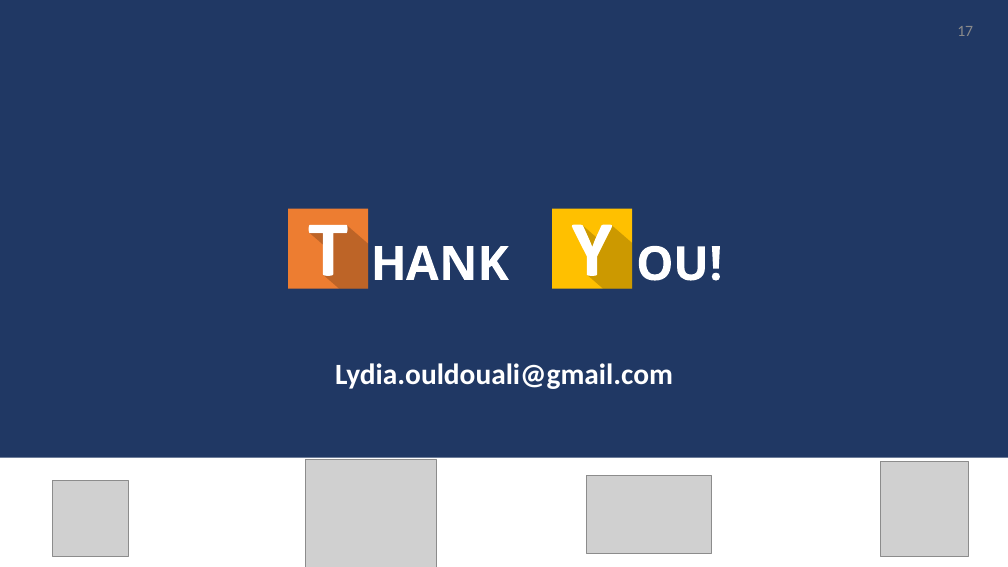
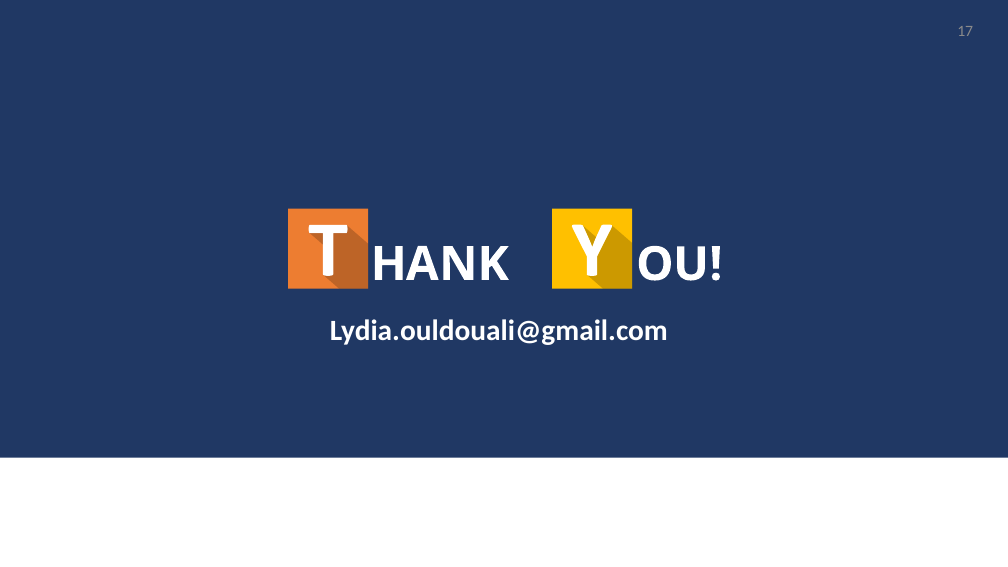
Before and after one commit to Olydia/Discolog, a slide deck: slide 17 of papers/Presentations/intellisys/intellysis_v2.pptx. Drawn at 1008x567 pixels with LibreOffice and Linux fonts; fonts in the diff are those of the drawing; grey boxes stand for pictures. Boxes give left, top, right and bottom in pixels: in the first picture for what was removed or moved away, otherwise in the second. Text is boxed around its words. In the diff, an @@ line names an element or a change of style, - is before the commit and + after.

```diff
--- a/papers/Presentations/intellisys/intellysis_v2.pptx
+++ b/papers/Presentations/intellisys/intellysis_v2.pptx
@@ text "Lydia.ouldouali@gmail.com": place and size @@
-text "Lydia.ouldouali@gmail.com" at (335,363,673,389)
+text "Lydia.ouldouali@gmail.com" at (330,319,668,345)
@@ picture removed at (306,460,436,567) @@
@@ picture removed at (587,476,712,554) @@
@@ picture removed at (880,461,968,557) @@
@@ picture removed at (53,481,129,557) @@
```
Also in this commit, not shown: 6 other files.
